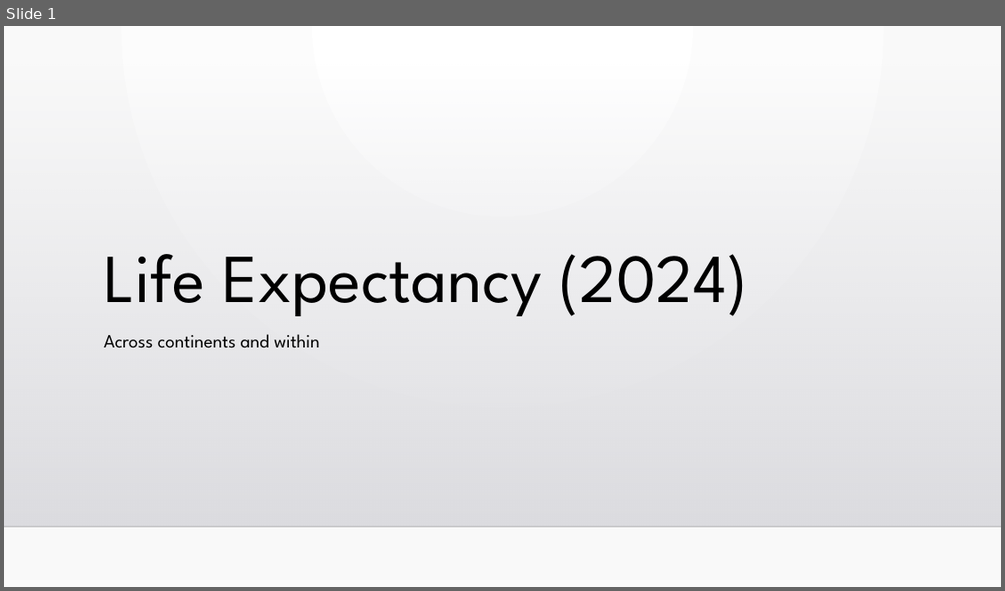
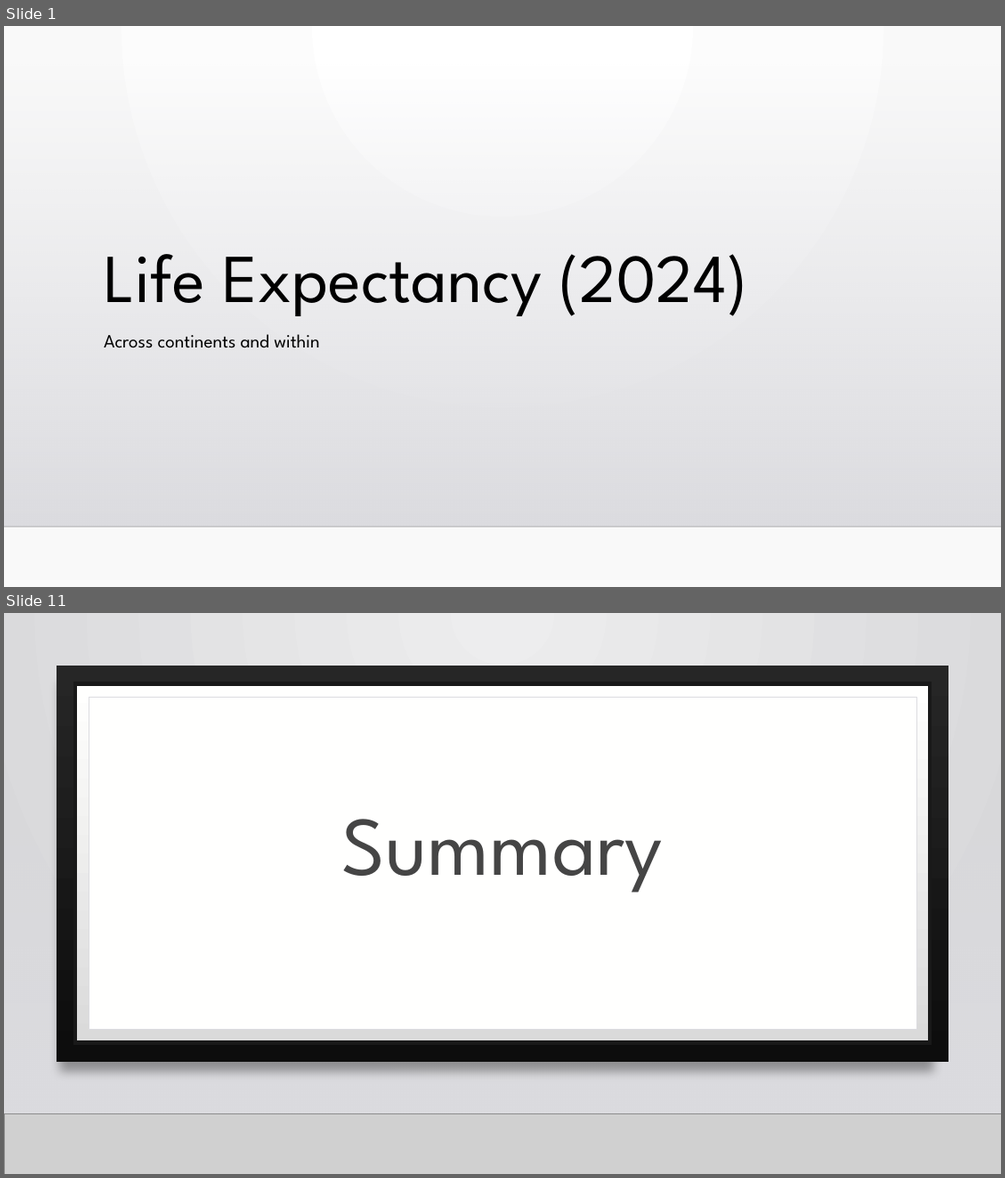
Before and after one commit to davidag2696/life_expectancy, a slide deck: Life Expectancy (2024).pptx. Shown one above the other, each under a label of ours: slide 1 before the commit, slides 1 and 11 after it; the slides between them are not shown. The pictures are 1005x591 and 1005x1178 pixels, drawn with LibreOffice and Linux fonts; fonts in the diff are those of the drawing; grey boxes stand for pictures; background and template pictures are left out. Boxes give left, top, right and bottom in pixels: in the first picture for what was removed or moved away, otherwise in the second. Text is boxed around its words. In the diff, an @@ line names an element or a change of style, - is before the commit and + after.

```diff
--- a/Life Expectancy (2024).pptx
+++ b/Life Expectancy (2024).pptx
@@ slide 11 added at (4, 613, 1001, 1174), background gradient #EDEDEE to #D8D8DB; not listed: 2 template elements that a slide beside it also shows @@
@@ rectangle added at (4, 613, 1001, 1174), fill gradient #EDEDEE to #D8D8DB @@
@@ rectangle added at (4, 651, 1001, 1113), fill gradient #DCDCE0 to #DEDEE2 @@
@@ rectangle added at (57, 666, 948, 1062), fill gradient #262626 to #0D0D0D @@
@@ picture added at (96, 666, 882, 678) @@
@@ rectangle added at (75, 684, 930, 1043), fill gradient #DADADA to #FFFFFE, outline #191919 4 pt @@
@@ rectangle added at (89, 698, 916, 1030), fill #FFFFFE, outline #DCDCE0 0.5 pt @@
@@ rectangle added at (4, 779, 1001, 1114), fill gradient #DCDCE0 @@
@@ title added at (342, 819, 663, 892), 80 pt, text #454545 @@
+Summary
@@ line added from (4, 1113) to (1001, 1113), #000001 1 pt @@
@@ line added from (4, 1114) to (1001, 1114), #000001 1 pt @@
@@ picture added at (4, 1113, 1001, 1174) @@
```
Also in this commit, not shown: 2 slides changed, 12 other slides added, 2 slides removed, 16 other files.
